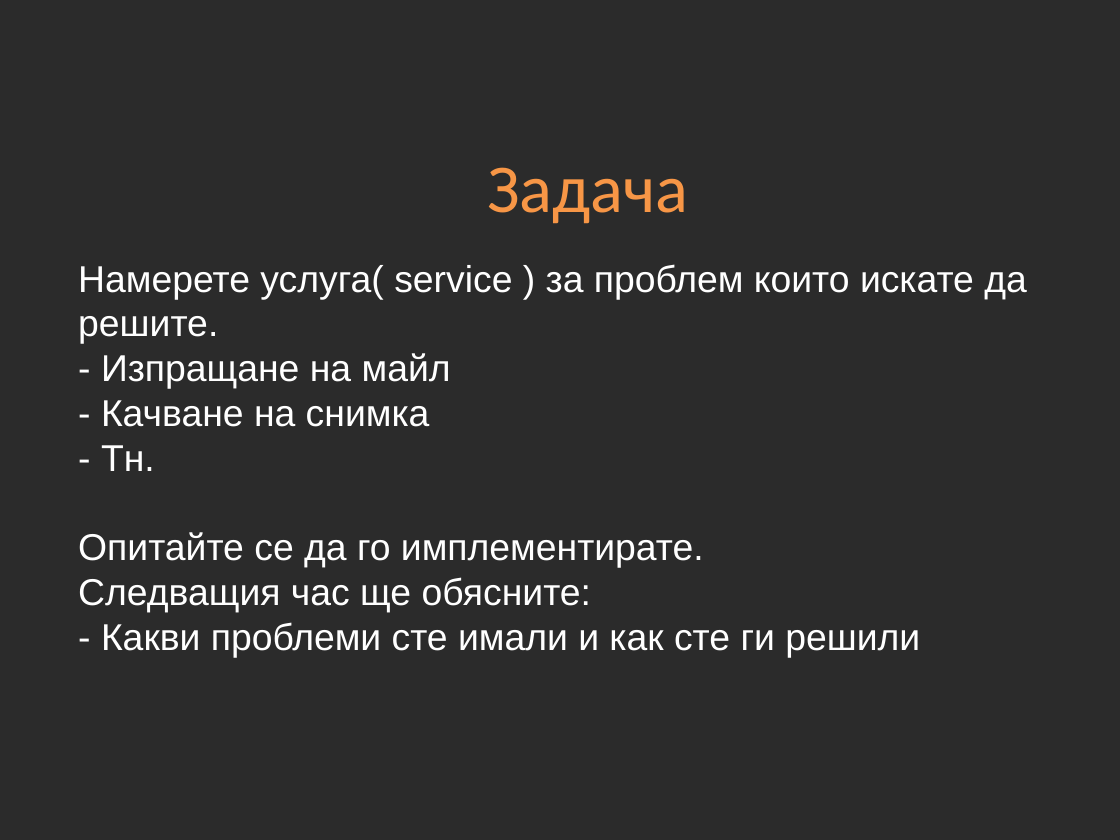
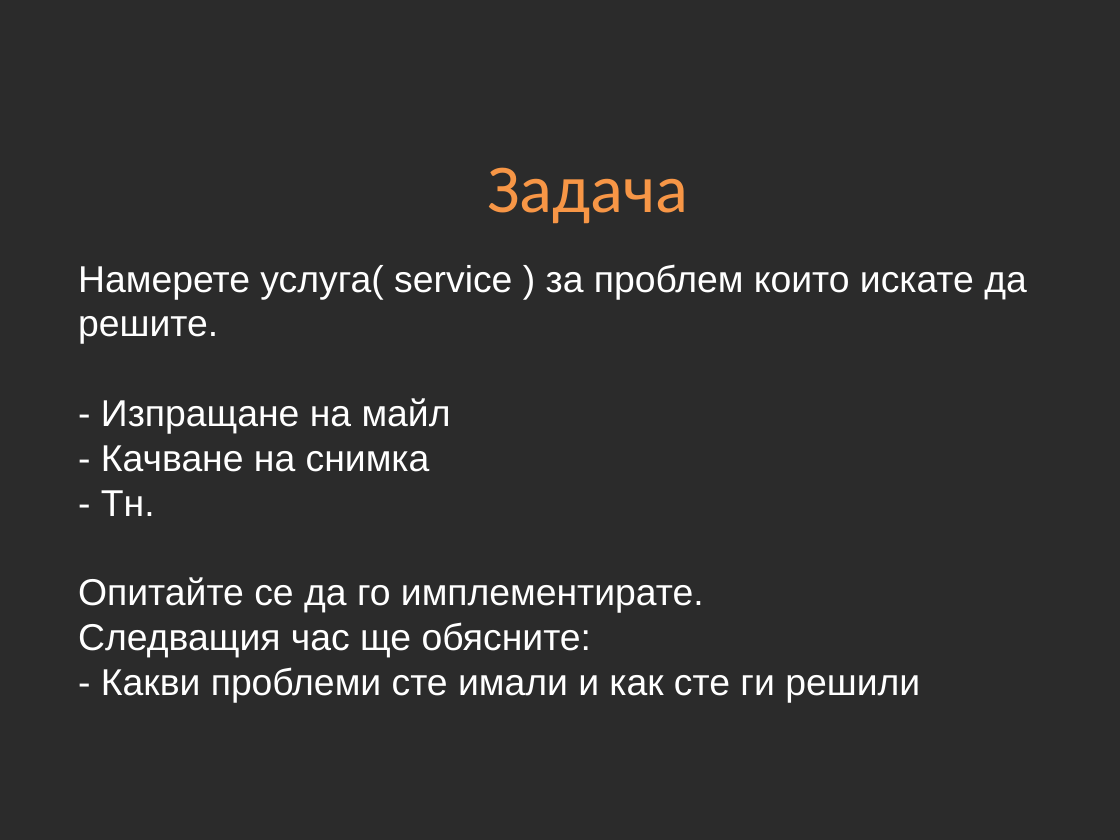
Before and after one commit to Academy-Soft-Intellect/PHP-MySQL-Course, a slide deck: slide 10 of pages/slides/15.SMALL-POLISHINGS/15.odp. Drawn at 1120x840 pixels with LibreOffice and Linux fonts; fonts in the diff are those of the drawing; background and template pictures are left out; a plain dark background stands for a picture behind light text. Boxes give left, top, right and bottom in pixels: in the first picture for what was removed or moved away, otherwise in the second. Text is boxed around its words. In the diff, an @@ line names an element or a change of style, - is before the commit and + after.

```diff
--- a/pages/slides/15.SMALL-POLISHINGS/15.odp
+++ b/pages/slides/15.SMALL-POLISHINGS/15.odp
@@ text at [78,264,1027,434]: text changed @@
-Намерете услуга( service ) за проблем които искате да решите.
-- Изпращане на майл
+Намерете услуга( service ) за проблем които искате да решите.
+- Изпращане на майл
@@ text at [78,577,920,703]: text changed @@
-Опитайте се да го имплементирате.
-Следващия час ще обясните:
-- Какви проблеми сте имали и как сте ги решили
+Опитайте се да го имплементирате.
+Следващия час ще обясните:
+- Какви проблеми сте имали и как сте ги решили
```
Also in this commit, not shown: 1 other slide changed, 17 other files.
